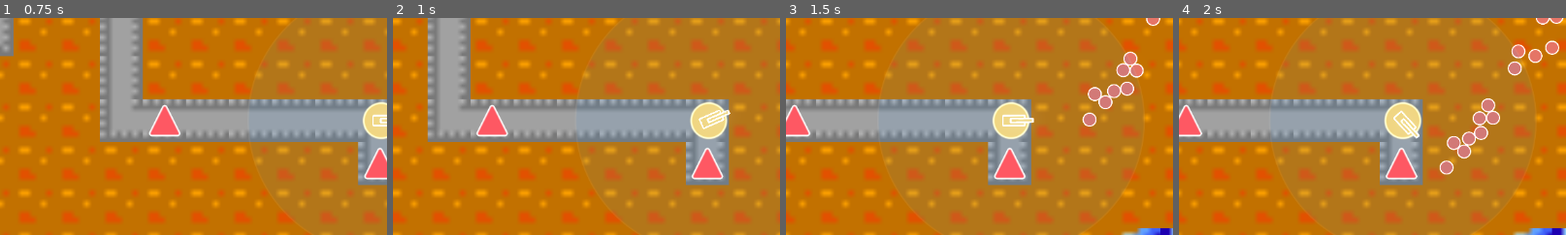
Above: before the commit, frames 1-4 (left to right).
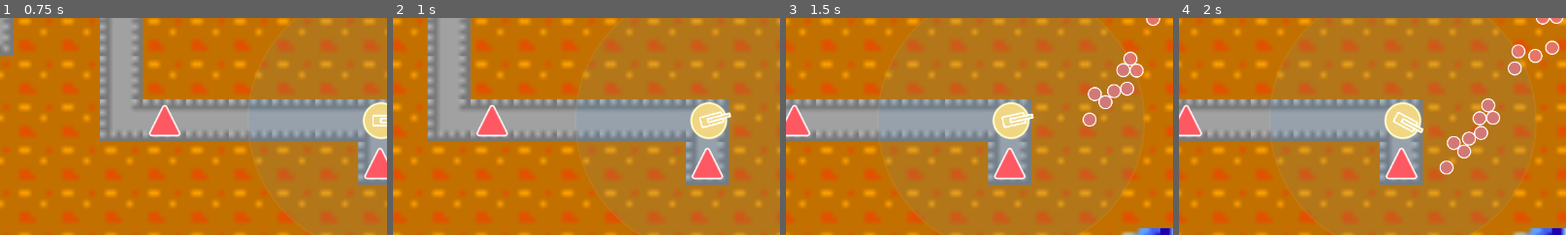
Above: after the commit, the same moments.

Repository: EEEEEEEEthan/BotDefence
Game: Godot game, scene res://Game.tscn
Same seed, same stepped clock (60 frames per second), same inputs: the game is played once before the commit and once after it.
Inputs (mouse positions are % of the whole screen's width and height, from its top left):
- Up to frame 1 (0.75 s): tap Enter at 0.5 s; move the mouse to (72, 45) at 0.52 s; hold D from 0.53 s (still down); hold Ctrl from 0.53 s (still down); click (72, 45) at 0.67 s
- Up to frame 2 (1 s): keep holding D; keep holding Ctrl
- Up to frame 3 (1.5 s): release D at 1.25 s; release Ctrl at 1.25 s; drag from (30, 55) to (45, 70) at 1.27 s
- Up to frame 4 (2 s): no input
The pictures show only the part of the screen within x 16-66%, y 21-71%; the shares and areas given below are measured in that part.

Frame 1 is identical in both runs. In frame 2, 0.3% of the frame differs, in the area x 78-88%, y 41-52%; in frame 3, 0.3%; in frame 4, 0.3%, in the area x 55-64%, y 42-56%.

Commit message:
feat(Tower): 防御塔索敌转向使用指数平滑插值
Made-with: Cursor

Diff:
--- a/Tower/Tower.gd
+++ b/Tower/Tower.gd
@@ -2,6 +2,8 @@
 extends Node2D
 
 @onready var range_node: Node2D = %Range
+
+const _ROTATION_LERP_SPEED := 5.0
 
 ## 索敌半径（世界单位）
 @export var detection_radius: float = 200.0:
@@ -15,7 +17,7 @@
 	_refresh_range_visual()
 
 
-func _physics_process(_delta: float) -> void:
+func _physics_process(delta: float) -> void:
 	if Engine.is_editor_hint():
 		return
 	var target_monster: Node2D = _find_highest_priority_monster()
@@ -24,7 +26,9 @@
 	var look_direction: Vector2 = target_monster.global_position - global_position
 	if look_direction.length_squared() <= 0.0001:
 		return
-	rotation = look_direction.angle()
+	var target_angle: float = look_direction.angle()
+	var t: float = 1.0 - exp(-_ROTATION_LERP_SPEED * delta)
+	rotation = lerp_angle(rotation, target_angle, t)
 
 
 func _find_highest_priority_monster() -> Node2D:
